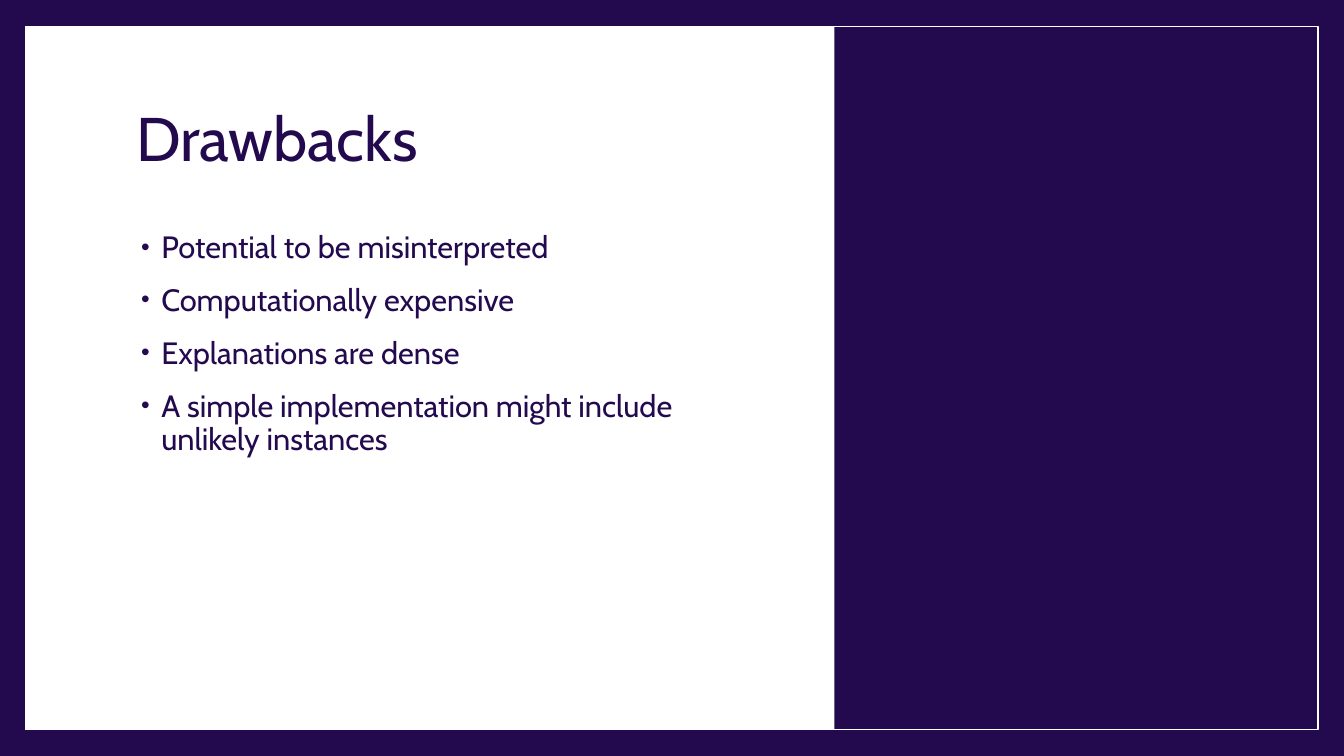
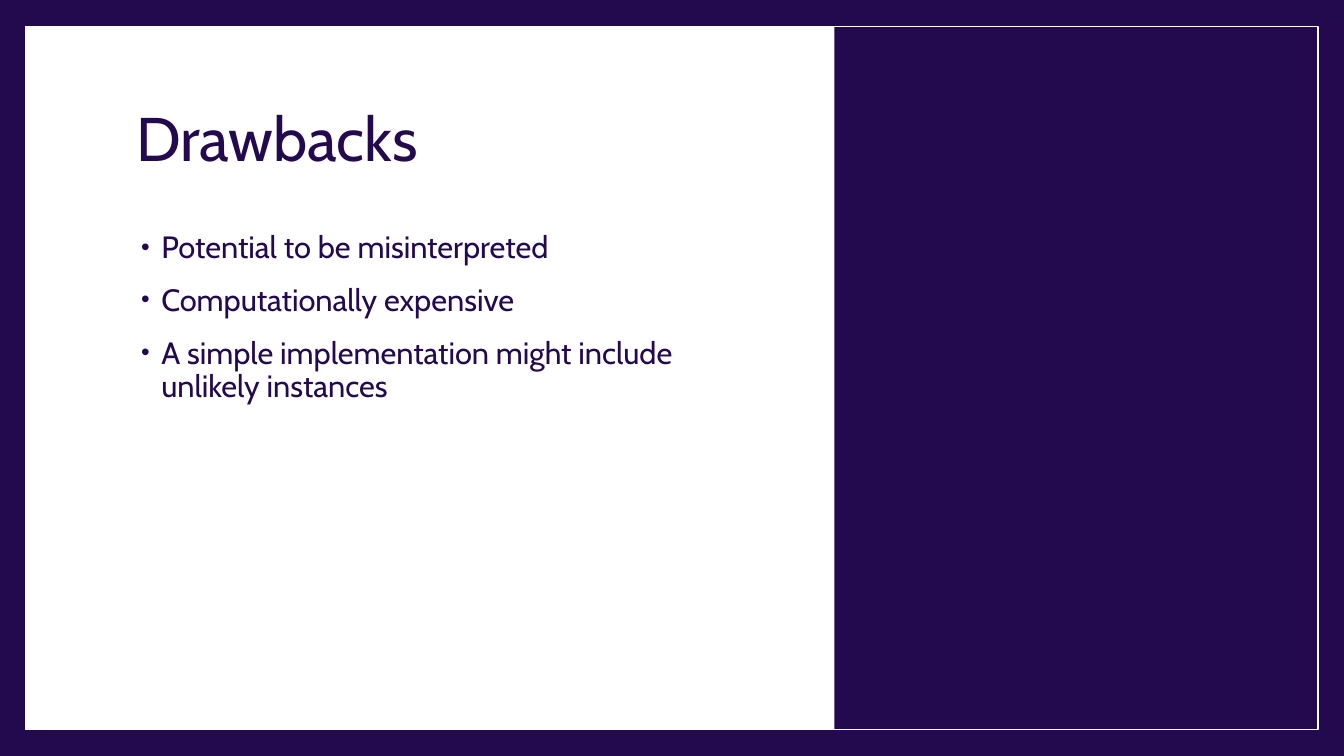
Before and after one commit to warwickdatascience/opening-the-black-box, a slide deck: slide 14 of shapley_values/presentation.pptx. Drawn at 1344x756 pixels with LibreOffice and Linux fonts; fonts in the diff are those of the drawing. Boxes give left, top, right and bottom in pixels: in the first picture for what was removed or moved away, otherwise in the second. Text is boxed around its words. In the diff, an @@ line names an element or a change of style, - is before the commit and + after.

```diff
--- a/shapley_values/presentation.pptx
+++ b/shapley_values/presentation.pptx
@@ text at (x1=161, y1=341, x2=460, y2=370): paragraph removed @@
-• Explanations are dense
```
Also in this commit, not shown: 2 other slides changed, 1 other file.
